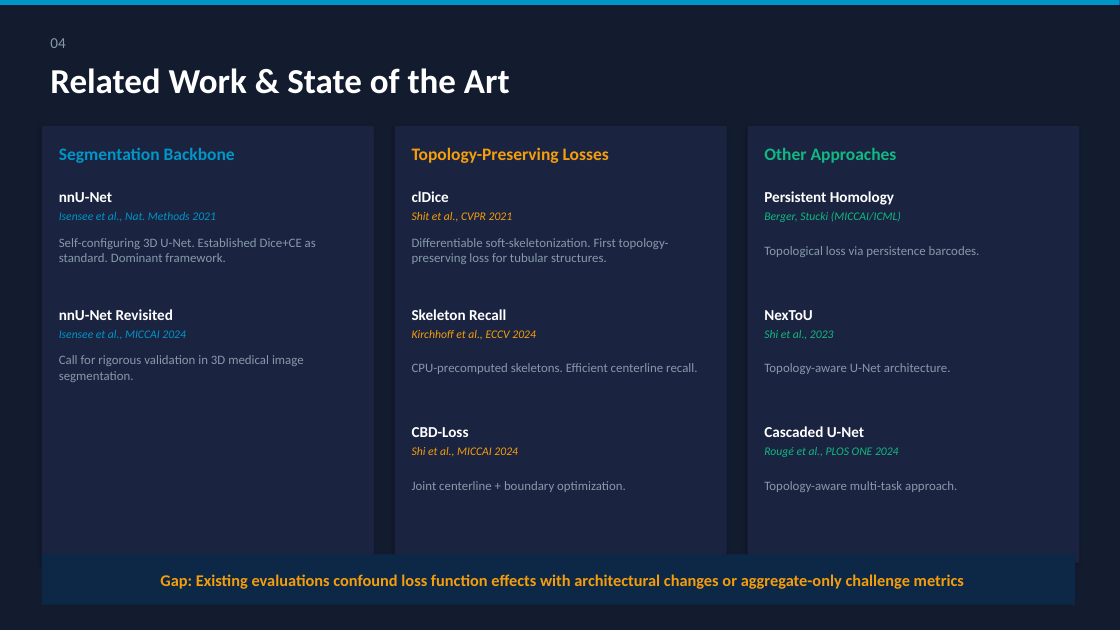
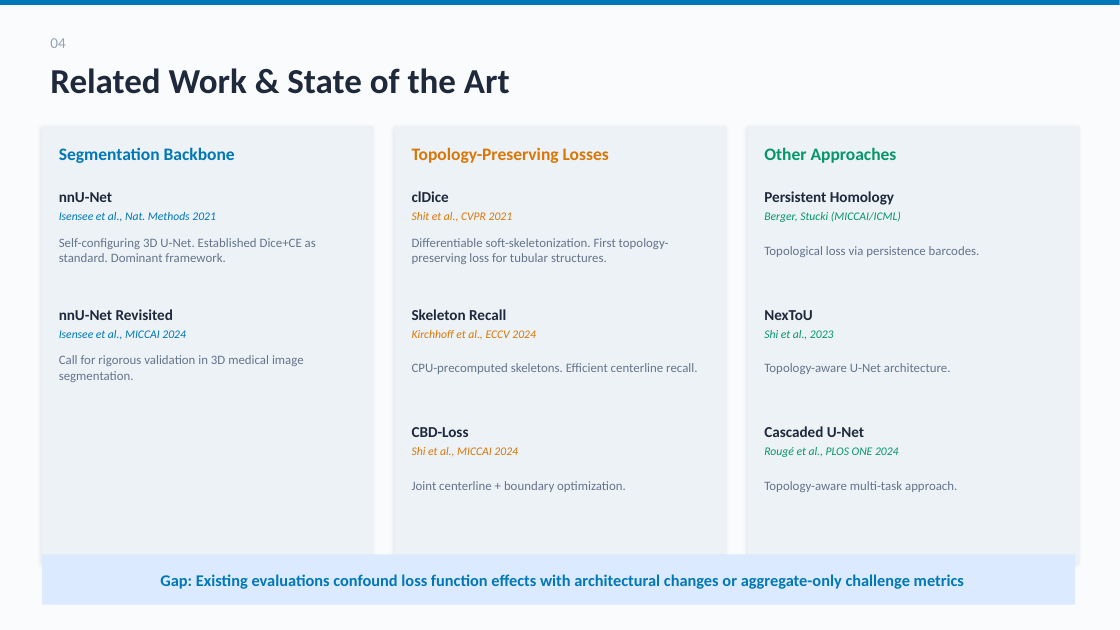
Before and after one commit to SamihAmer/Deep-Learning-for-Computer-Vision, a slide deck: slide 5 of vessel_seg_v2/CTA Seg V2/report/presentation_v2.pptx. Drawn at 1120x630 pixels with LibreOffice and Linux fonts; fonts in the diff are those of the drawing. Boxes give left, top, right and bottom in pixels: in the first picture for what was removed or moved away, otherwise in the second. Text is boxed around its words. In the diff, an @@ line names an element or a change of style, - is before the commit and + after.

```diff
--- a/vessel_seg_v2/CTA Seg V2/report/presentation_v2.pptx
+++ b/vessel_seg_v2/CTA Seg V2/report/presentation_v2.pptx
@@ background #131B2E to #FAFBFD @@
@@ rectangle at (0, 0, 1120, 5): fill #0096C7 to #0077B6 @@
@@ text "04" at (50, 38, 65, 48): text colour #8899AA to #94A3B8 @@
@@ fill #1A2340 to #EDF2F7; shadow changed in 3 elements at (42, 126, 374, 563), (395, 126, 727, 563), (748, 126, 1080, 563) @@
@@ text colour #0096C7 to #0077B6 in 3 elements at (59, 147, 235, 163), (59, 212, 216, 222), (59, 330, 186, 340) @@
@@ text colour #F59E0B to #D97706 in 4 elements at (412, 147, 609, 163), (412, 212, 513, 222), (412, 330, 536, 340), (412, 447, 518, 457) @@
@@ text colour #FFFFFF to #1E293B in 9 elements at (50, 68, 510, 94), (59, 192, 112, 202), (59, 309, 173, 320), (412, 191, 449, 202), (412, 309, 506, 320), (412, 427, 469, 437), (764, 191, 894, 205), (764, 310, 812, 320), (764, 426, 864, 437) @@
@@ text colour #10B981 to #059669 in 4 elements at (764, 147, 897, 163), (764, 211, 901, 222), (764, 330, 834, 339), (764, 447, 899, 457) @@
@@ text colour #8899AA to #64748B in 8 elements at (59, 238, 316, 262), (59, 355, 304, 382), (412, 238, 669, 264), (412, 363, 697, 374), (412, 481, 626, 492), (764, 246, 980, 257), (764, 363, 951, 374), (764, 481, 957, 492) @@
@@ rectangle at (42, 555, 1075, 605): fill #0D2847 to #DBEAFE @@
@@ text "Gap: Existing evaluations confound loss ..." at (160, 574, 964, 589): text colour #F59E0B to #0077B6 @@
```
Also in this commit, not shown: 20 other slides changed, 14 other files.
